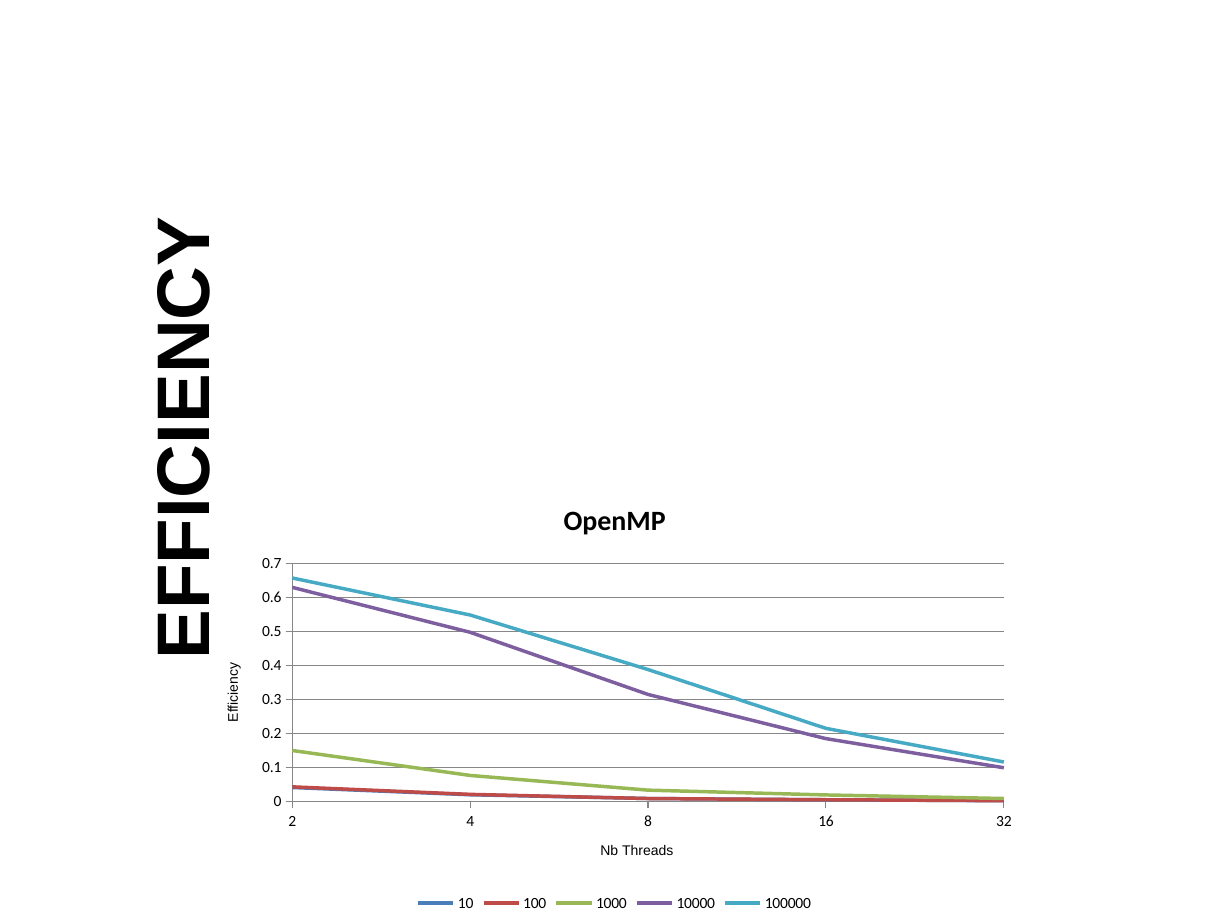
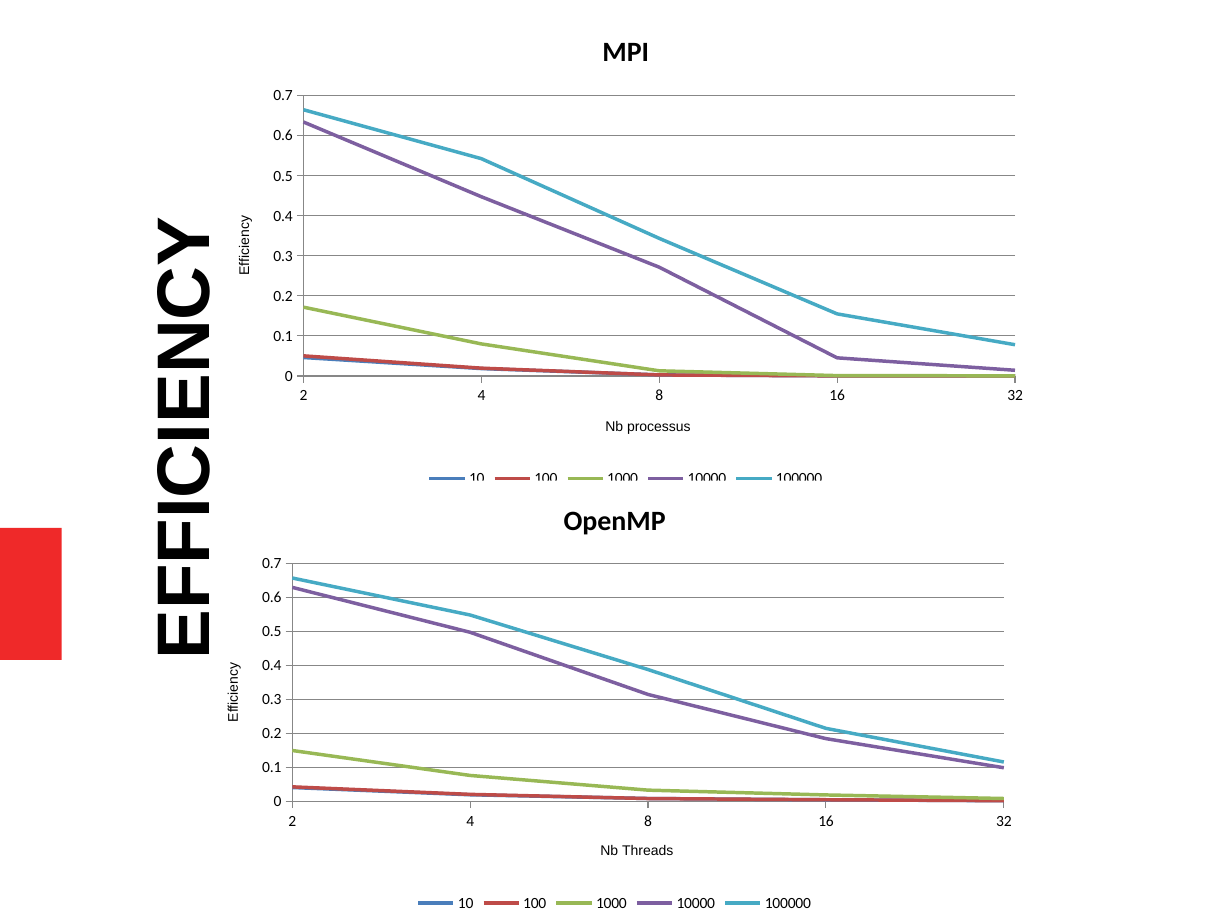
Before and after one commit to Elnathbeta/perf-project, a slide deck: slide 8 of oral.odp. Drawn at 1232x924 pixels with LibreOffice and Linux fonts; fonts in the diff are those of the drawing. Boxes give left, top, right and bottom in pixels: in the first picture for what was removed or moved away, otherwise in the second. Text is boxed around its words. In the diff, an @@ line names an element or a change of style, - is before the commit and + after.

```diff
--- a/oral.odp
+++ b/oral.odp
@@ line chart added at [212,11,1040,492] @@
+title "MPI"
+categories: 2, 4, 8, 16, 32
+10: 0.05, 0.02, 0, 0, 0
+100: 0.05, 0.02, 0, 0, 0
+1000: 0.17, 0.08, 0.01, 0, 0
+10000: 0.63, 0.45, 0.27, 0.05, 0.01
+100000: 0.66, 0.54, 0.34, 0.15, 0.08
@@ rectangle added at [0,528,61,660], fill #EF2929 @@
```
Also in this commit, not shown: 7 other slides changed, 1 slide added, 1 slide removed, 3 other files.
